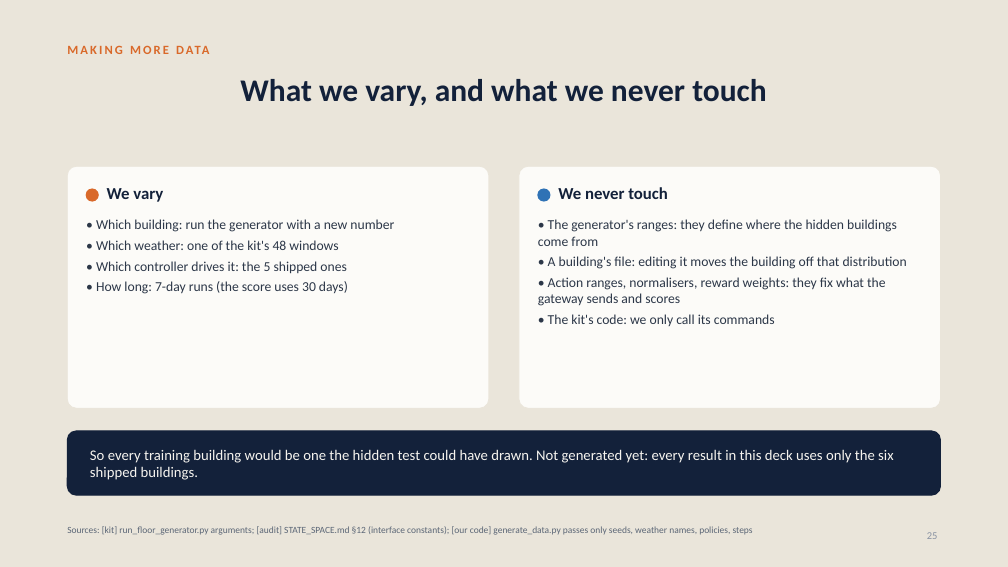
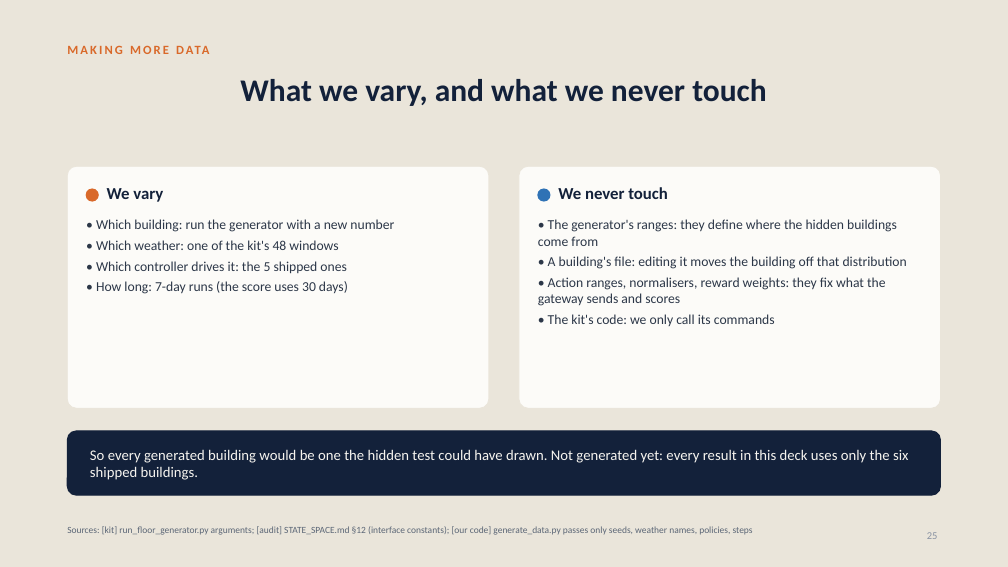
Before and after one commit to srivathsanb14/working-code, a slide deck: slide 25 of docs/One_Controller_for_Every_Building.pptx. Drawn at 1008x567 pixels with LibreOffice and Linux fonts; fonts in the diff are those of the drawing. Boxes give left, top, right and bottom in pixels: in the first picture for what was removed or moved away, otherwise in the second. Text is boxed around its words. In the diff, an @@ line names an element or a change of style, - is before the commit and + after.

```diff
--- a/docs/One_Controller_for_Every_Building.pptx
+++ b/docs/One_Controller_for_Every_Building.pptx
@@ text at box(90, 449, 908, 480): text changed @@
-So every training building would be one the hidden test could have drawn. Not generated yet: every result in this deck uses only the six shipped buildings.
+So every generated building would be one the hidden test could have drawn. Not generated yet: every result in this deck uses only the six shipped buildings.
```
Also in this commit, not shown: 19 other slides changed, 5 other files.
